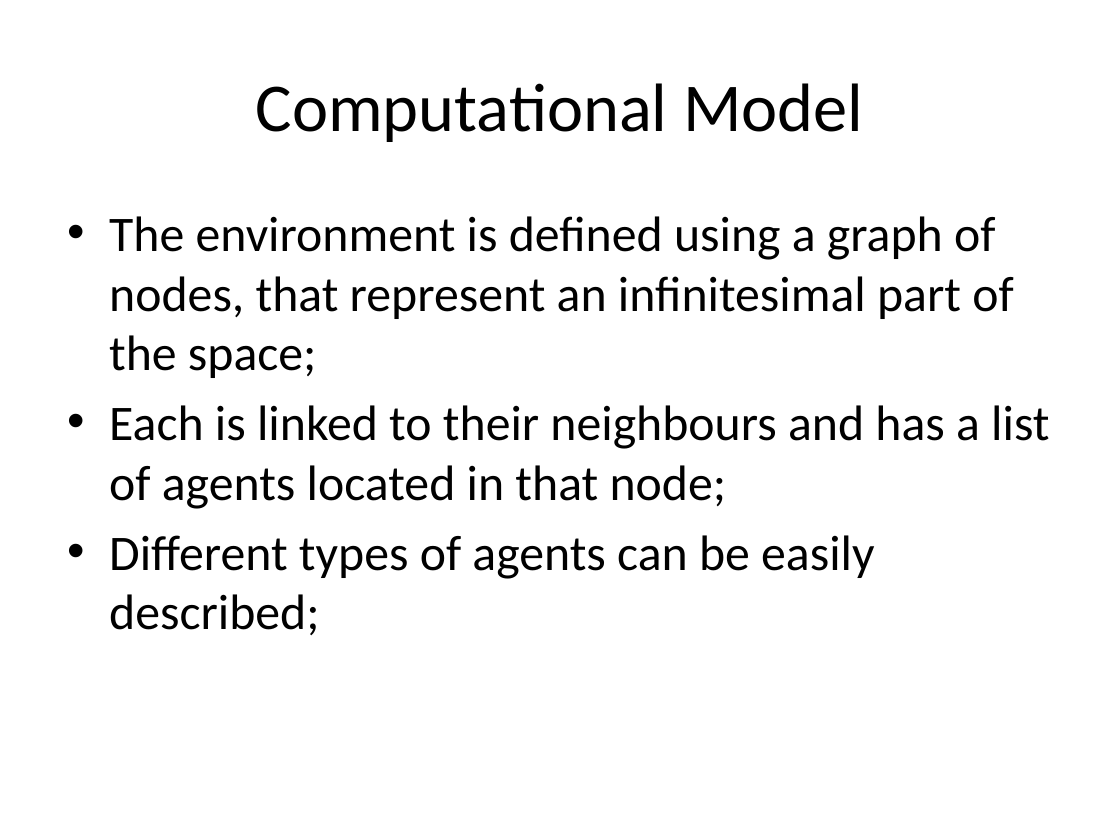
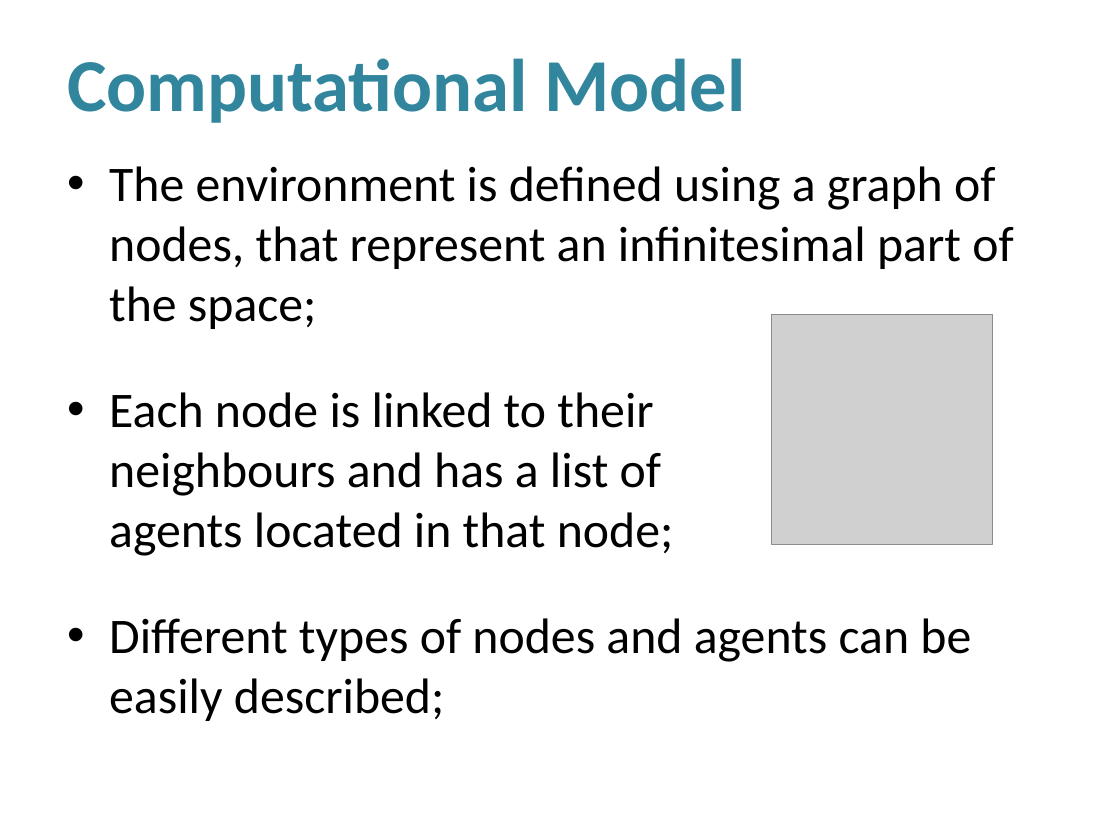
Before and after one commit to luiz-filipe/msc-project, a slide deck: slide 6 of presentation-june/Presentation.pptx (slide 8 before the commit). Drawn at 1120x840 pixels with LibreOffice and Linux fonts; fonts in the diff are those of the drawing; grey boxes stand for pictures; background and template pictures are left out. Boxes give left, top, right and bottom in pixels: in the first picture for what was removed or moved away, otherwise in the second. Text is boxed around its words. In the diff, an @@ line names an element or a change of style, - is before the commit and + after.

Commit message:
AgentType decoupled from Task, Presentation updated with UML class diagram, UML model added. Fixed issue with Agent and Node initialisation.

```diff
--- a/presentation-june/Presentation.pptx
+++ b/presentation-june/Presentation.pptx
@@ title "Computational Model" at bbox=[67, 58, 746, 123]: size 44 to 48 pt, text colour #000000 to #31859C, bold on; alignment centre to left @@
@@ text "The environment is defined using ...": place and size @@
-text "The environment is defined using ..." at bbox=[109, 216, 1049, 635]
+text "The environment is defined using ..." at bbox=[109, 166, 1013, 721]
@@ text at bbox=[109, 166, 1013, 329]: more space between paragraphs @@
@@ picture added at bbox=[772, 315, 992, 545] @@
@@ text at bbox=[109, 392, 971, 721]: text changed @@
-• Each is linked to their neighbours and has a list of agents located in that node;
-• Different types of agents can be easily described;
+• Each node is linked to their
+  neighbours and has a list of
+  agents located in that node;
+• Different types of nodes and agents can be easily described;
```
Also in this commit, not shown: 8 other slides changed, 4 slides added, 5 slides removed, 13 other files.
